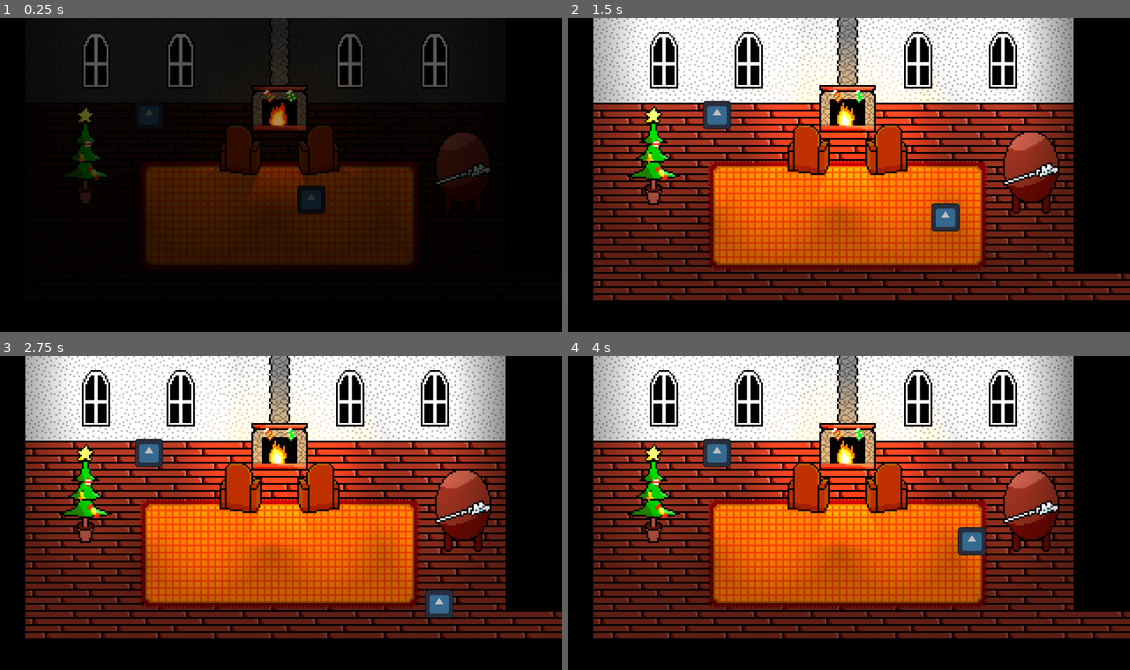
Above: before the commit, frames 1-4 (two rows, left to right).
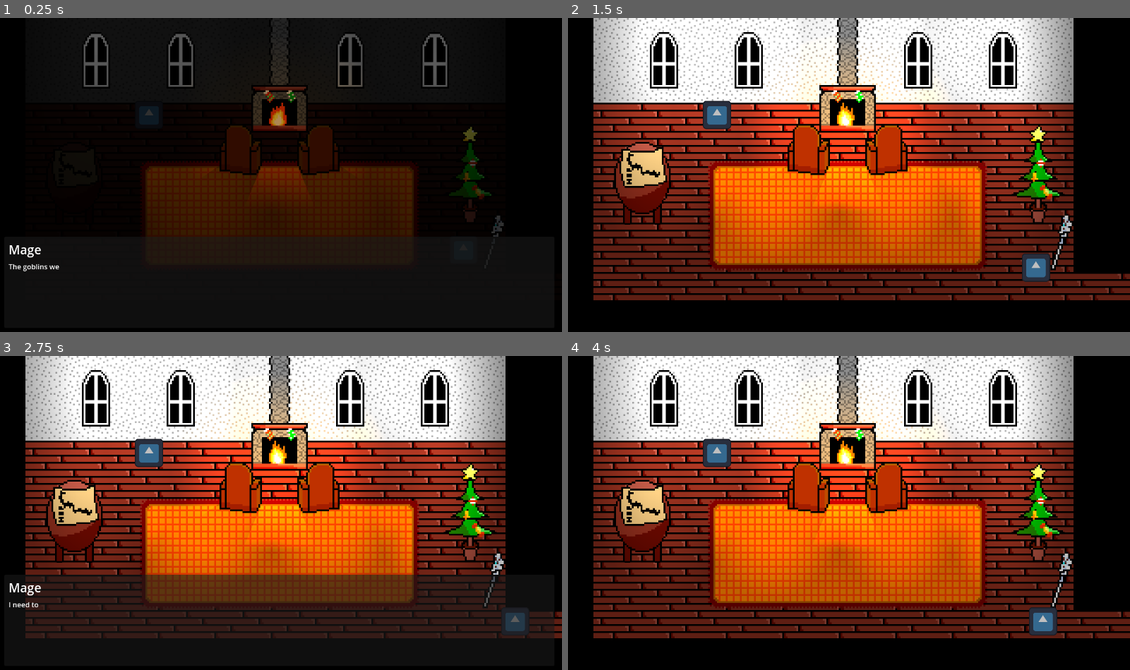
Above: after the commit, the same moments.

Repository: Monwiz/TheChristmasWand
Game: Godot game, scene res://Scenes/1.1home.tscn
The game is run twice, just before and just after one commit, with the same random seed, the same clock (stepped at 60 frames per second) and the same inputs. The engine's default icon, where the game draws it, is replaced by a stand-in: a white triangle on a blue panel in a dark square.
Inputs:
- Up to frame 1 (0.25 s): no input
- Up to frame 2 (1.5 s): tap Enter (ui_accept) at 0.5, 0.6, 0.77, 1.07, 1.35 s; hold Right (ui_right) 0.53-1.28 s; hold Down (ui_down) from 1.28 s (still down)
- Up to frame 3 (2.75 s): tap Enter (ui_accept) at 1.52, 1.82, 2.1 s; release Down (ui_down) at 2.03 s; hold Right (ui_right) from 2.03 s (still down)
- Up to frame 4 (4 s): release Right (ui_right) at 2.78 s; hold Up (ui_up) 2.78-3.53 s; tap Enter (ui_accept) at 2.85, 3.02, 3.32, 3.6, 3.77 s; hold Left (ui_left) from 3.53 s (still down)

The runs differ from the first frame. In frame 1, 2.9% of the frame differs, in the area x 1-90%, y 28-81%; in frame 2, 4.9%; in frame 3, 18%, in the area x 1-99%, y 28-90%; in frame 4, 4.9%.

Commit message:
Add event zones, blocked areas, interactive objects

Diff:
--- a/Characters/player.tscn
+++ b/Characters/player.tscn
@@ -42,6 +42,7 @@
 
 [node name="Label" type="Label" parent="."]
 visible = false
+z_index = 99
 offset_left = -11.0
 offset_top = -27.0
 offset_right = 77.0
--- a/Scenes/1.1home.tscn
+++ b/Scenes/1.1home.tscn
@@ -1,12 +1,16 @@
-[gd_scene load_steps=32 format=4 uid="uid://bjywvic8b2cu4"]
+[gd_scene load_steps=44 format=4 uid="uid://bjywvic8b2cu4"]
 
 [ext_resource type="PackedScene" uid="uid://h3xrvmpf1noe" path="res://Ui/gui.tscn" id="1_eyqjo"]
 [ext_resource type="TileSet" uid="uid://dsvqbjkj46vr7" path="res://Assets/Other/tilemap.tres" id="2_jhrws"]
 [ext_resource type="Texture2D" uid="uid://c4l31xrcqb8ce" path="res://Assets/Textures/Map/home.png" id="3_15dyl"]
 [ext_resource type="PackedScene" uid="uid://c11fe2qp480fr" path="res://Characters/player.tscn" id="4_oir2a"]
+[ext_resource type="Script" path="res://Scripts/interactive_obj.gd" id="4_p8t72"]
 [ext_resource type="Script" path="res://Scripts/Objects/teleport_zone.gd" id="5_0foww"]
 [ext_resource type="PackedScene" uid="uid://cdn8tet00w2je" path="res://Characters/npc.tscn" id="6_ho72p"]
 [ext_resource type="Resource" uid="uid://b0bos5p2faec3" path="res://Assets/Resources/Dialogue/example_dialogue.tres" id="7_r6r0i"]
+[ext_resource type="Script" path="res://Scripts/event.gd" id="8_3urlg"]
+[ext_resource type="Script" path="res://Scripts/Classes/dialogue.gd" id="9_mkv0n"]
+[ext_resource type="Script" path="res://Scripts/blocked_area.gd" id="10_y56v7"]
 
 [sub_resource type="NavigationPolygon" id="NavigationPolygon_p25p8"]
 vertices = PackedVector2Array(285.953, 51.7188, 288.281, 161.367, 16.6484, 158.109, 15.5938, 51.0234)
@@ -74,20 +78,35 @@
 [sub_resource type="RectangleShape2D" id="RectangleShape2D_icdum"]
 size = Vector2(12.25, 13.25)
 
-[sub_resource type="AtlasTexture" id="AtlasTexture_q5scu"]
-atlas = ExtResource("3_15dyl")
-region = Rect2(96, 0, 32, 48)
-
 [sub_resource type="CapsuleShape2D" id="CapsuleShape2D_302u3"]
 radius = 15.5
 height = 41.0
 
+[sub_resource type="AtlasTexture" id="AtlasTexture_q5scu"]
+atlas = ExtResource("3_15dyl")
+region = Rect2(96, 0, 32, 48)
+
+[sub_resource type="Resource" id="Resource_a8cmb"]
+script = ExtResource("9_mkv0n")
+dialogue_line = [["[*]", "You've taken the map."]]
+
+[sub_resource type="AtlasTexture" id="AtlasTexture_cbpnv"]
+atlas = ExtResource("3_15dyl")
+region = Rect2(160, 0, 32, 32)
+
+[sub_resource type="RectangleShape2D" id="RectangleShape2D_4gw0r"]
+size = Vector2(26.5, 22)
+
+[sub_resource type="Resource" id="Resource_3gmt5"]
+script = ExtResource("9_mkv0n")
+dialogue_line = [["[*]", "You've taken the wand."]]
+
 [sub_resource type="AtlasTexture" id="AtlasTexture_bghoy"]
 atlas = ExtResource("3_15dyl")
 region = Rect2(0, 16, 32, 16)
 
 [sub_resource type="RectangleShape2D" id="RectangleShape2D_1fkv3"]
-size = Vector2(31.75, 11.75)
+size = Vector2(4.375, 11.75)
 
 [sub_resource type="OccluderPolygon2D" id="OccluderPolygon2D_tt284"]
 closed = false
@@ -162,6 +181,19 @@
 "fade-out": SubResource("Animation_gshw4")
 }
 
+[sub_resource type="Resource" id="Resource_s7l3g"]
+script = ExtResource("9_mkv0n")
+dialogue_line = [["Mage", "The goblins went away, so it's better to take the map and find out more about what hapened before setting off on the adventure."]]
+
+[sub_resource type="RectangleShape2D" id="RectangleShape2D_358xw"]
+
+[sub_resource type="Resource" id="Resource_0qe1j"]
+script = ExtResource("9_mkv0n")
+dialogue_line = [["Mage", "I need to take the map and wand before leaving."]]
+
+[sub_resource type="RectangleShape2D" id="RectangleShape2D_gpp6v"]
+size = Vector2(1.25, 13)
+
 [node name="Scene" type="Node2D"]
 y_sort_enabled = true
 scale = Vector2(4, 4)
@@ -287,7 +319,7 @@
 
 [node name="ChristmasTree" type="StaticBody2D" parent="Layers/Objects"]
 y_sort_enabled = true
-position = Vector2(50, 102)
+position = Vector2(268, 112.75)
 
 [node name="Sprite2D" type="Sprite2D" parent="Layers/Objects/ChristmasTree"]
 y_sort_enabled = true
@@ -300,32 +332,61 @@
 
 [node name="Table" type="StaticBody2D" parent="Layers/Objects"]
 y_sort_enabled = true
-position = Vector2(264, 88)
-
-[node name="Sprite2D" type="Sprite2D" parent="Layers/Objects/Table"]
-y_sort_enabled = true
-texture = SubResource("AtlasTexture_q5scu")
+position = Vector2(43.75, 94.25)
 
 [node name="CollisionShape2D" type="CollisionShape2D" parent="Layers/Objects/Table"]
 position = Vector2(-0.25, 0.75)
 shape = SubResource("CapsuleShape2D_302u3")
 
-[node name="XmasWand" type="Area2D" parent="Layers/Objects/Table"]
+[node name="CanvasGroup" type="CanvasGroup" parent="Layers/Objects/Table"]
+z_as_relative = false
+
+[node name="Sprite2D" type="Sprite2D" parent="Layers/Objects/Table/CanvasGroup"]
+y_sort_enabled = true
+texture = SubResource("AtlasTexture_q5scu")
+
+[node name="Map" type="StaticBody2D" parent="Layers/Objects/Table/CanvasGroup"]
+z_as_relative = false
+position = Vector2(-0.25, -10)
 collision_layer = 2
-collision_mask = 2
-
-[node name="Sprite2D" type="Sprite2D" parent="Layers/Objects/Table/XmasWand"]
+collision_mask = 0
+script = ExtResource("4_p8t72")
+dialogue = SubResource("Resource_a8cmb")
+event_string = "1.1.map"
+
+[node name="Sprite2D" type="Sprite2D" parent="Layers/Objects/Table/CanvasGroup/Map"]
+position = Vector2(0.25, -2.75)
+texture = SubResource("AtlasTexture_cbpnv")
+
+[node name="CollisionShape2D" type="CollisionShape2D" parent="Layers/Objects/Table/CanvasGroup/Map"]
+position = Vector2(0.25, 1)
+shape = SubResource("RectangleShape2D_4gw0r")
+debug_color = Color(1, 1, 0, 0.419608)
+
+[node name="XmasWand" type="StaticBody2D" parent="Layers/Objects"]
+position = Vector2(281.75, 139.25)
+rotation = -1.5708
+collision_layer = 3
+collision_mask = 0
+script = ExtResource("4_p8t72")
+dialogue = SubResource("Resource_3gmt5")
+event_string = "1.1.wand"
+
+[node name="Sprite2D" type="Sprite2D" parent="Layers/Objects/XmasWand"]
+position = Vector2(-2.5, 0)
+scale = Vector2(1, -1)
 texture = SubResource("AtlasTexture_bghoy")
-
-[node name="CollisionShape2D" type="CollisionShape2D" parent="Layers/Objects/Table/XmasWand"]
-position = Vector2(-0.375, 2.125)
+offset = Vector2(14, 0)
+
+[node name="CollisionShape2D" type="CollisionShape2D" parent="Layers/Objects/XmasWand"]
+position = Vector2(-3, -1)
 shape = SubResource("RectangleShape2D_1fkv3")
 debug_color = Color(1, 1, 0, 0.419608)
 
 [node name="Player" parent="." instance=ExtResource("4_oir2a")]
 light_mask = 0
 y_sort_enabled = true
-position = Vector2(178, 110)
+position = Vector2(264.25, 138.5)
 
 [node name="LightOccluder2D" type="LightOccluder2D" parent="Player"]
 z_index = -1
@@ -364,4 +425,24 @@
 disable_mode = 1
 dialogue = ExtResource("7_r6r0i")
 
+[node name="Event" type="Area2D" parent="."]
+position = Vector2(263.75, 136.75)
+script = ExtResource("8_3urlg")
+dialogue = SubResource("Resource_s7l3g")
+event_string = "1.1.start"
+
+[node name="CollisionShape2D" type="CollisionShape2D" parent="Event"]
+shape = SubResource("RectangleShape2D_358xw")
+
+[node name="BlockExit" type="StaticBody2D" parent="."]
+position = Vector2(295.25, 152.5)
+script = ExtResource("10_y56v7")
+event_conditions = Array[String](["1.1.wand", "1.1.map"])
+dialogue = SubResource("Resource_0qe1j")
+
+[node name="CollisionShape2D" type="CollisionShape2D" parent="BlockExit"]
+position = Vector2(6.875, -1)
+shape = SubResource("RectangleShape2D_gpp6v")
+
 [connection signal="body_entered" from="Exit" to="Exit" method="_on_body_entered"]
+[connection signal="body_entered" from="Event" to="Event" method="_on_body_entered"]
--- a/Scripts/Classes/Characters/jack.gd
+++ b/Scripts/Classes/Characters/jack.gd
@@ -5,6 +5,7 @@
 		if Stats._new_position != Vector2.ZERO:
 			global_position = Stats._new_position
 		follow_team()
+	WorldStats.action.connect(_on_dialogue_returned)
 
 func _on_dialogue_returned(action: String):
 	if action == "jack.follow.team":
--- a/Scripts/Global/world_stats.gd
+++ b/Scripts/Global/world_stats.gd
@@ -1,7 +1,9 @@
 extends Node
 
+signal action(action: String)
 ## Settings
 var ParticledEnabled = true
 
 ## World events
 var PlayerMailboxNew = true
+var PlotEventsHappened: Array[String]
--- a/Scripts/Objects/ice.gd
+++ b/Scripts/Objects/ice.gd
@@ -8,5 +8,3 @@
 			linear_velocity = Vector2.ZERO
 		elif collision.get_collider() is TileMapLayer:
 			linear_velocity = Vector2.ZERO
-		print(typeof(collision.get_collider()))
-	print(linear_velocity)
--- a/Scripts/Systems/dialogue_box.gd
+++ b/Scripts/Systems/dialogue_box.gd
@@ -1,3 +1,4 @@
+#I think it'd be better to split this into the usual dialogue script and actions/event script
 extends Panel
 
 var current_dialogue = null
@@ -30,24 +31,40 @@
 		end_dialogue()
 	else:
 		var element = current_dialogue.dialogue_line[current_line]
-		if element is Dictionary:
-			#switches the current dialogue to the picked dialogue
-			$"../Choices".choices(element)
-			$"../Choices".visible = true
-			#$"../../ClickDetection".mouse_filter = MOUSE_FILTER_IGNORE
-			toggle_panel(false)
-		elif element is Array:
-			#passes the data from the dialogue to the labels
-			$Name.text = element[0]
-			$Dialogue.text = element[1]
-			current_line += 1
-		elif element is Fight:
-			toggle_panel(false)
-			$"../../Battle".start_fight(element)
-		else:
-			returned.emit(element)
-			current_line += 1
-			next_line()
+		match typeof(element):
+			TYPE_DICTIONARY:
+				#switches the current dialogue to the picked dialogue
+				$"../Choices".choices(element)
+				$"../Choices".visible = true
+				#$"../../ClickDetection".mouse_filter = MOUSE_FILTER_IGNORE
+				toggle_panel(false)
+			TYPE_ARRAY:
+				#passes the data from the dialogue to the labels
+				$Name.text = element[0]
+				$Dialogue.text = element[1]
+				current_line += 1
+			Fight:
+				toggle_panel(false)
+				$"../../Battle".start_fight(element)
+			TYPE_STRING:
+				var str_split = element.split(".")
+				if str_split[0] == "anim":
+					match str_split[1]:
+						"await":
+							$/root/Scene/AnimationPlayer.play(str_split[2])
+							await $/root/Scene/AnimationPlayer.animation_finished
+						"continue":
+							$/root/Scene/AnimationPlayer.play(str_split[2])
+				else:
+					returned.emit(element)
+					WorldStats.action.emit(element)
+				current_line += 1
+				next_line()
+			_:
+				returned.emit(element)
+				WorldStats.action.emit(element)
+				current_line += 1
+				next_line()
 
 func toggle_panel(toggle):
 	visible = toggle
--- /dev/null
+++ b/Scripts/blocked_area.gd
@@ -0,0 +1,21 @@
+extends StaticBody2D
+class_name BlockedArea
+
+@export var event_conditions: Array[String]
+@export var dialogue: Dialogue
+@onready var dialogue_box : Panel = $/root/Scene/Gui/DialogueRelevant/DialogueBox
+
+func _ready() -> void:
+	update()
+
+func update() -> void:
+	if event_conditions.all(func(event):
+		return event in WorldStats.PlotEventsHappened
+	):
+		queue_free()
+
+func interact():
+	await get_tree().physics_frame
+	if is_queued_for_deletion(): return
+
+	dialogue_box.set_dialogue(dialogue)
--- /dev/null
+++ b/Scripts/event.gd
@@ -0,0 +1,14 @@
+extends Area2D
+
+@export var dialogue : Dialogue
+@onready var dialogue_box : Panel = $/root/Scene/Gui/DialogueRelevant/DialogueBox
+@export var event_string: String
+
+func _on_body_entered(body: Node2D) -> void:
+	if body.name != "Player": return
+	if event_string in WorldStats.PlotEventsHappened:
+		queue_free()
+		return
+
+	WorldStats.PlotEventsHappened.append(event_string)
+	dialogue_box.set_dialogue(dialogue)
--- /dev/null
+++ b/Scripts/interactive_obj.gd
@@ -0,0 +1,15 @@
+extends StaticBody2D
+
+@export var dialogue : Dialogue
+@onready var dialogue_box : Panel = $/root/Scene/Gui/DialogueRelevant/DialogueBox
+@export var event_string: String
+
+func _ready() -> void:
+	if event_string in WorldStats.PlotEventsHappened:
+		queue_free()
+
+func interact(player) -> void:
+	WorldStats.PlotEventsHappened.append(event_string)
+	if dialogue:
+		dialogue_box.set_dialogue(dialogue)
+		queue_free()
--- a/Scripts/player.gd
+++ b/Scripts/player.gd
@@ -80,16 +80,23 @@
 
 	move_and_slide()
 
+	for i in get_slide_collision_count(): #Moving objects, like snow and ice blocks in the puzzles
+		var collision = get_slide_collision(i)
+		var obj = collision.get_collider()
+		if obj is RigidBody2D:
+			obj.apply_central_impulse(-20*collision.get_normal())
+		elif obj is BlockedArea:
+			await obj.update()
+			if not obj.is_queued_for_deletion():
+				velocity = collision.get_normal()
+				obj.interact()
+
 	if Input.is_action_just_pressed("ui_accept"):
 		if ray.is_colliding():
 			var collider = ray.get_collider()
 			if collider.has_method("interact"):
 				collider.interact(self)
 
-	for i in get_slide_collision_count(): #Moving objects, like snow and ice blocks in the puzzles
-		var collision = get_slide_collision(i)
-		if collision.get_collider() is RigidBody2D:
-			collision.get_collider().apply_central_impulse(-20*collision.get_normal())
 
 func hurt(val: int) -> void:
 	Stats.player_hp -= val / defense
Binary file changed: Assets/Textures/Map/home.png
